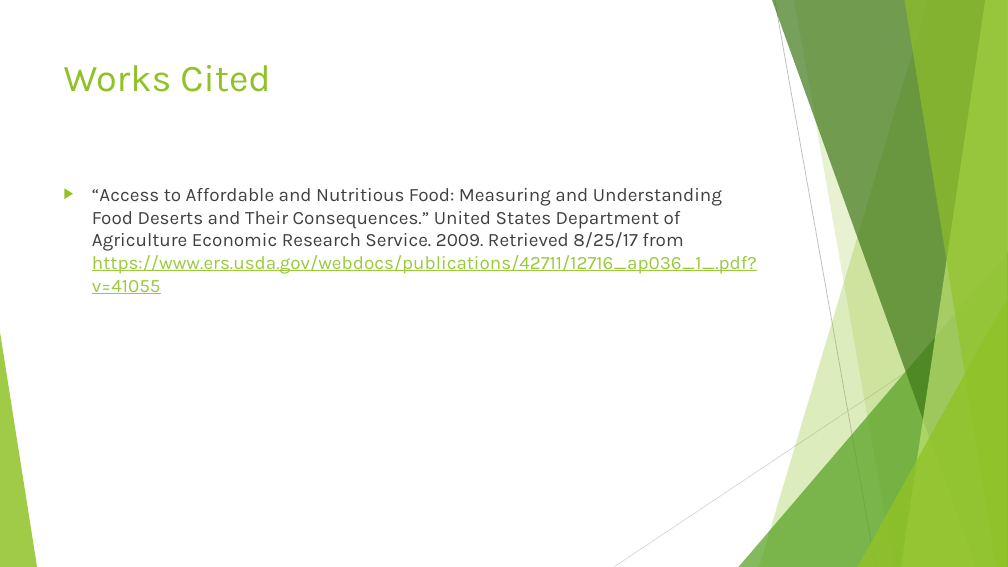
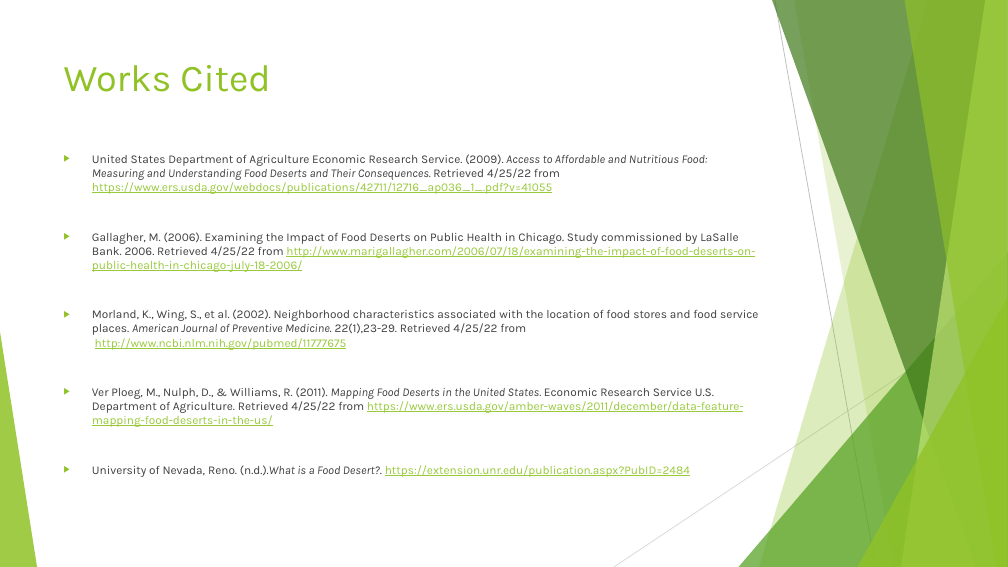
Before and after one commit to latestnight/capstone, a slide deck: slide 16 of food_desert_pp.pptx (slide 3 before the commit). Drawn at 1008x567 pixels with LibreOffice and Linux fonts; fonts in the diff are those of the drawing. Boxes give left, top, right and bottom in pixels: in the first picture for what was removed or moved away, otherwise in the second. Text is boxed around its words. In the diff, an @@ line names an element or a change of style, - is before the commit and + after.

```diff
--- a/food_desert_pp.pptx
+++ b/food_desert_pp.pptx
@@ text at (x1=92, y1=154, x2=758, y2=477): text changed; size 18 to 11.2 pt @@
-▶ “Access to Affordable and Nutritious Food: Measuring and Understanding Food Deserts and Their Consequences.” United States Department of Agriculture Economic Research Service. 2009. Retrieved 8/25/17 from https://www.ers.usda.gov/webdocs/publications/42711/12716_ap036_1_.pdf?v=41055
+▶ United States Department of Agriculture Economic Research Service. (2009). Access to Affordable and Nutritious Food: Measuring and Understanding Food Deserts and Their Consequences. Retrieved 4/25/22 from https://www.ers.usda.gov/webdocs/publications/42711/12716_ap036_1_.pdf?v=41055
+▶ Gallagher, M. (2006). Examining the Impact of Food Deserts on Public Health in Chicago. Study commissioned by LaSalle Bank. 2006. Retrieved 4/25/22 from http://www.marigallagher.com/2006/07/18/examining-the-impact-of-food-deserts-on-public-health-in-chicago-july-18-2006/
+▶ Morland, K., Wing, S., et al. (2002). Neighborhood characteristics associated with the location of food stores and food service places. American Journal of Preventive Medicine. 22(1),23-29. Retrieved 4/25/22 from http://www.ncbi.nlm.nih.gov/pubmed/11777675
+▶ Ver Ploeg, M., Nulph, D., & Williams, R. (2011). Mapping Food Deserts in the United States. Economic Research Service U.S. Department of Agriculture. Retrieved 4/25/22 from https://www.ers.usda.gov/amber-waves/2011/december/data-feature-mapping-food-deserts-in-the-us/
+▶ University of Nevada, Reno. (n.d.).What is a Food Desert?. https://extension.unr.edu/publication.aspx?PubID=2484
```
Also in this commit, not shown: 2 other slides changed, 14 slides added, 18 other files.
